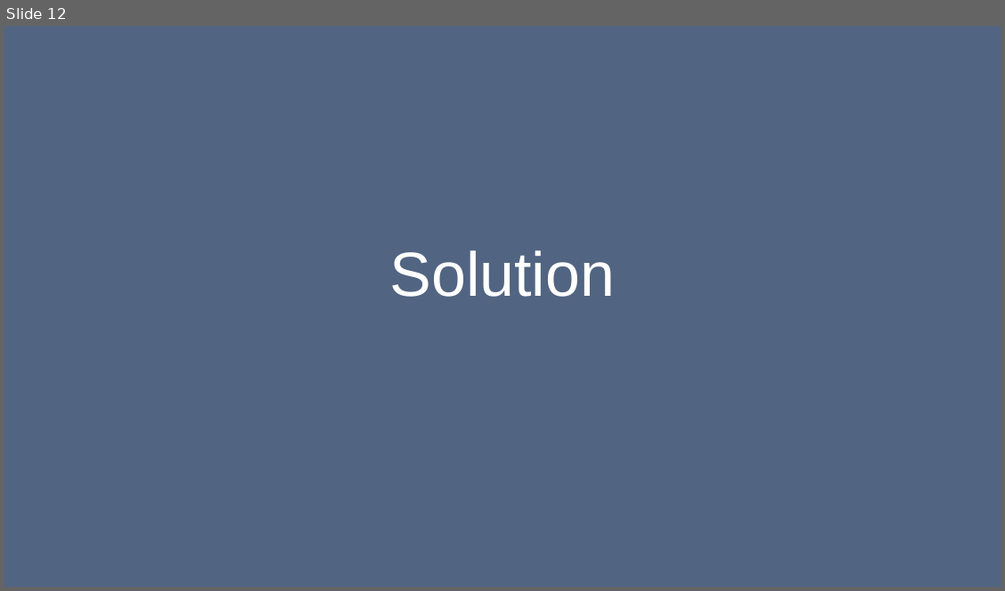
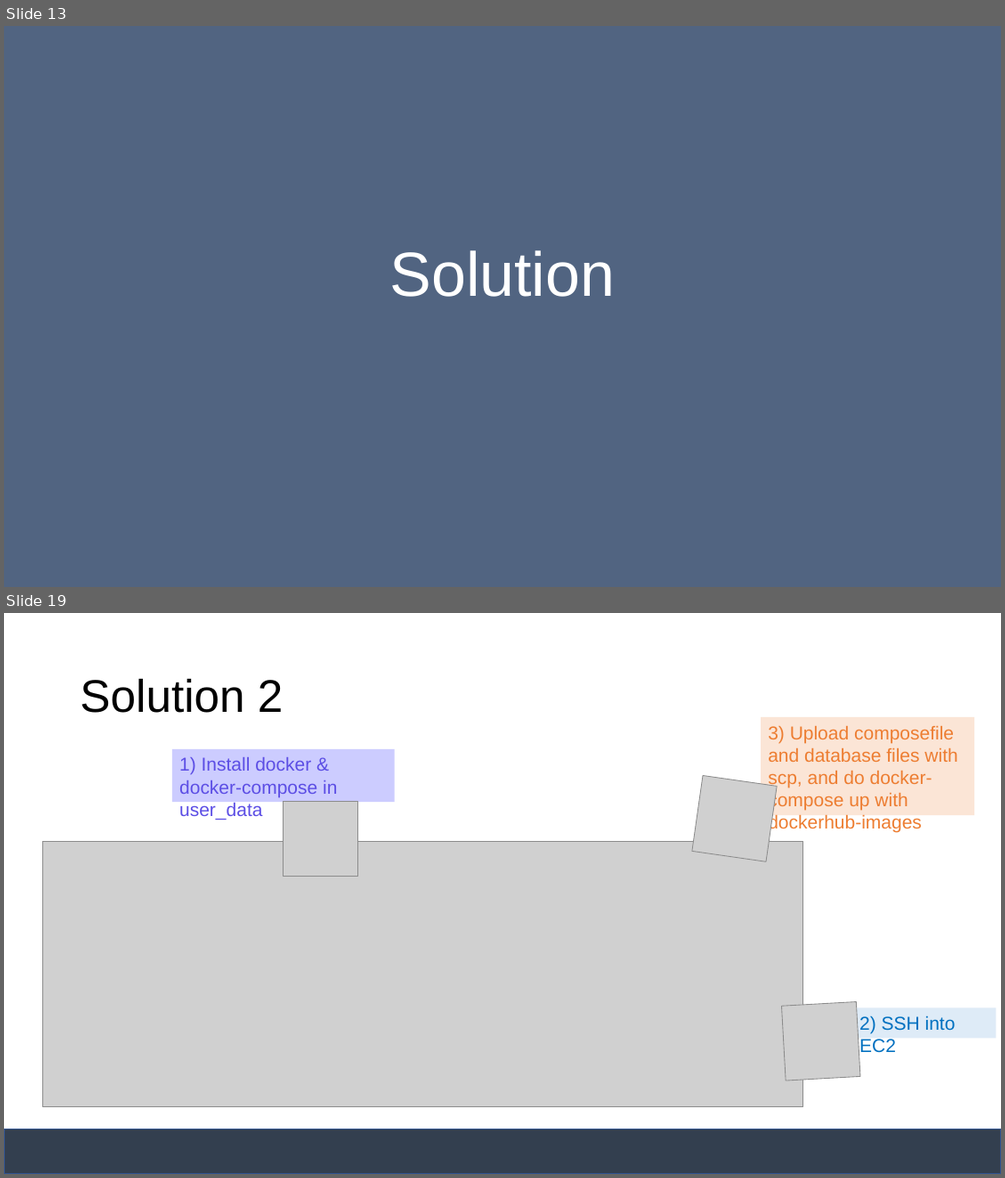
Before and after one commit to janakaras/docker-in-the-cloud, a slide deck: Project Presentation.pptx. Shown one above the other, each under a label of ours: slide 12 before the commit, slides 13 and 19 after it; the slides between them are not shown. The pictures are 1005x591 and 1005x1178 pixels, drawn with LibreOffice and Linux fonts; fonts in the diff are those of the drawing; grey boxes stand for pictures. Boxes give left, top, right and bottom in pixels: in the first picture for what was removed or moved away, otherwise in the second. Text is boxed around its words. In the diff, an @@ line names an element or a change of style, - is before the commit and + after.

```diff
--- a/Project Presentation.pptx
+++ b/Project Presentation.pptx
@@ slide 19 added at (4, 613, 1001, 1174), background #FFFFFF @@
@@ title added at (80, 678, 283, 713), 44 pt, text #000000 @@
+Solution 2
@@ rectangle added at (760, 717, 975, 815), fill #FBE5D6, 18 pt, text #ED7D31 @@
+3) Upload composefile and database files with scp, and do docker-compose up with dockerhub-images
@@ rectangle added at (172, 749, 395, 803), fill #CCCCFF, 18 pt, text #5C4EE5 @@
+1) Install docker & docker-compose in user_data
@@ picture added at (692, 776, 777, 861) @@
@@ picture added at (283, 802, 358, 876) @@
@@ picture added at (43, 841, 802, 1107) @@
@@ picture added at (782, 1001, 861, 1080) @@
@@ rectangle added at (852, 1008, 995, 1038), fill #DEEBF7, 18 pt, text #0070C0 @@
+2) SSH into EC2
@@ rectangle added at (4, 1129, 1001, 1174), fill #333F50, outline #325491 1 pt @@
@@ what was slide 12 is now slide 13 @@
```
Also in this commit, not shown: 8 slides changed, 8 other slides added, 3 slides removed.
